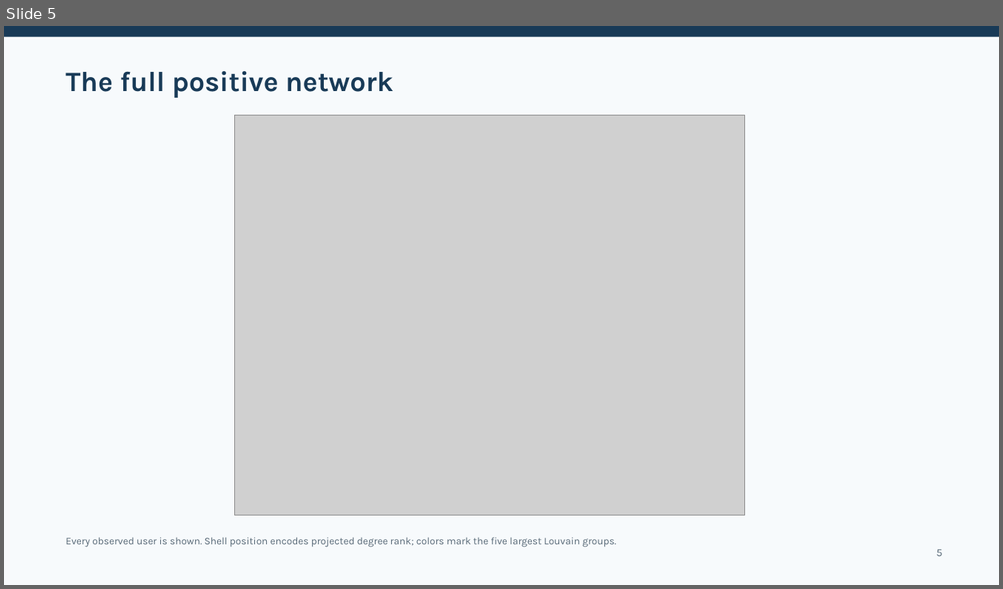
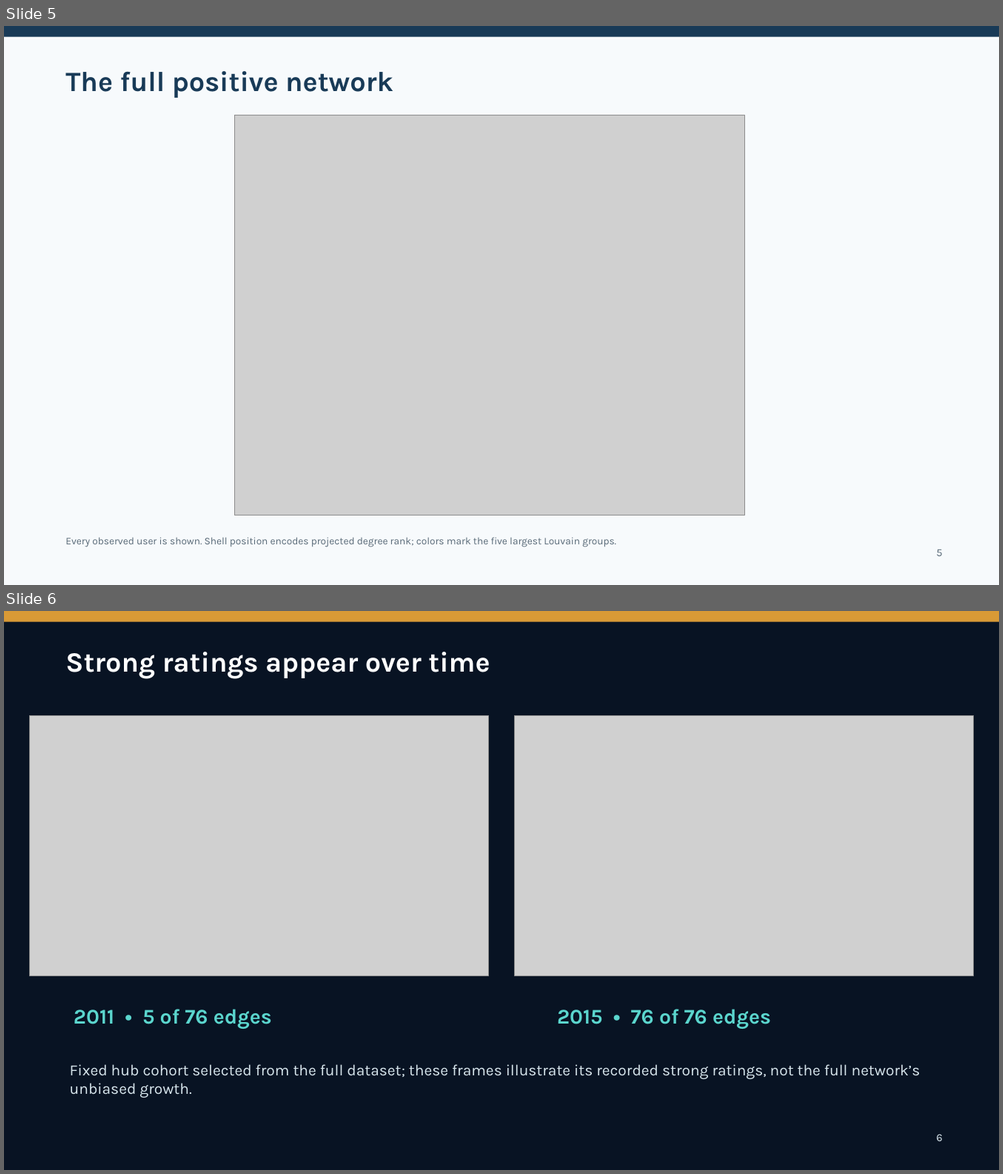
Before and after one commit to O-2wice/bitcoin-otc-trust-network-science, a slide deck: presentation/bitcoin_otc_network_science.pptx. Shown one above the other, each under a label of ours: slide 5 before the commit, slides 5 and 6 after it. The pictures are 1003x589 and 1003x1174 pixels, drawn with LibreOffice and Linux fonts; fonts in the diff are those of the drawing; grey boxes stand for pictures. Boxes give left, top, right and bottom in pixels: in the first picture for what was removed or moved away, otherwise in the second. Text is boxed around its words. In the diff, an @@ line names an element or a change of style, - is before the commit and + after.

```diff
--- a/presentation/bitcoin_otc_network_science.pptx
+++ b/presentation/bitcoin_otc_network_science.pptx
@@ slide 6 added at [4,611,999,1170], background #081323 @@
@@ rectangle added at [4,611,999,622], fill #D99A36 @@
@@ text added at [65,652,489,679], 27 pt, text #FFFFFF, bold @@
+Strong ratings appear over time
@@ picture added at [29,716,488,977] @@
@@ picture added at [515,716,973,977] @@
@@ text added at [74,1009,272,1029], 20.2 pt, text #5BD6CE, bold @@
+2011 • 5 of 76 edges
@@ text added at [557,1009,771,1029], 20.2 pt, text #5BD6CE, bold @@
+2015 • 76 of 76 edges
@@ text added at [70,1065,920,1098], 15 pt, text #D8E6ED @@
+Fixed hub cohort selected from the full dataset; these frames illustrate its recorded strong ratings, not the full network’s unbiased growth.
@@ text added at [936,1134,942,1142], 10.5 pt, text #D8E6ED @@
+6
```
Also in this commit, not shown: 6 slides changed, 1 other slide added, 2 slides removed, 2 other files.
